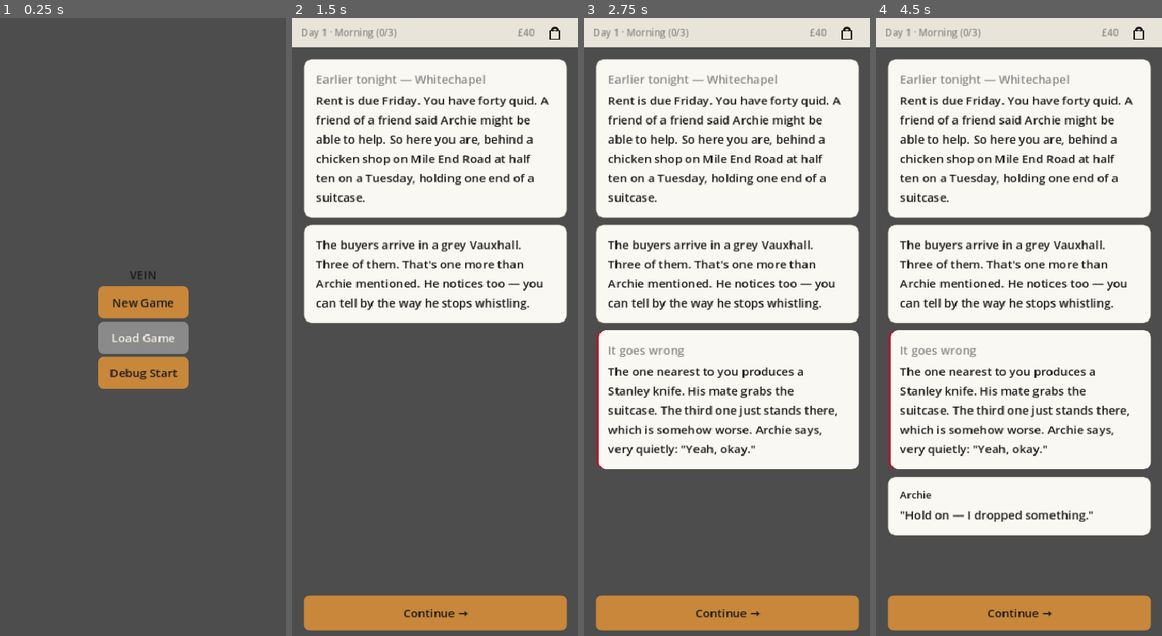
Above: before the commit, frames 1-4 (left to right).
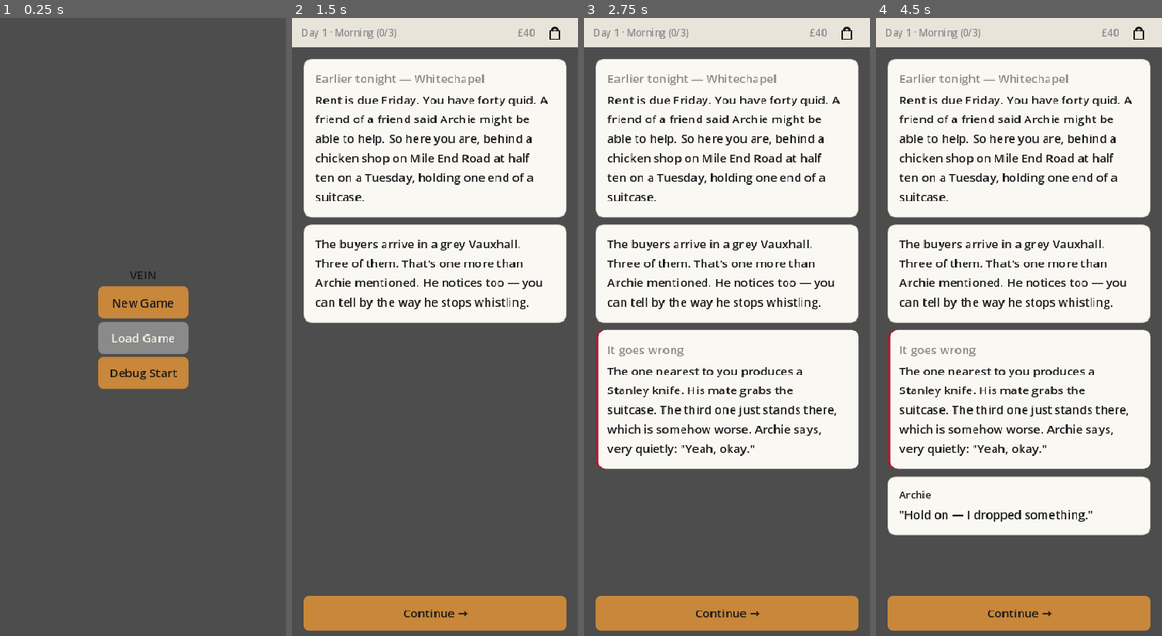
Above: after the commit, the same moments.

Repository: rdefm/veins-of-london
Game: Godot game, scene res://scenes/Main.tscn
The game is run twice, just before and just after one commit, with the same random seed, the same clock (stepped at 60 frames per second) and the same inputs.
Inputs (mouse positions are in pixels of both pictures, inside the frame that each line leads up to):
- Up to frame 1 (0.25 s): no input
- Up to frame 2 (1.5 s): click "New Game" at 0.5 s; click "Continue →" at 1.25 s
- Up to frame 3 (2.75 s): click "Continue →" at 2 s
- Up to frame 4 (4.5 s): click (1139, 30) at 2.77 s; click (1139, 30) at 3.52 s; click "Continue →" at 4.25 s

The runs differ from the first frame. In frame 1, 0.2% of the frame differs, in the area x 38-63%, y 41-59%; in frame 2, 7.2%; in frame 3, 10%; in frame 4, 11%, in the area x 3-97%, y 1-100%.

Commit message:
combat-presentation-08: backdrop plates manifest + render/import settings
Introduces data/combat_visuals.json (context -> backdrop image or
palette-colour fallback fill, one entry per Combat.CANONICAL_CONTEXTS,
cross-validated by GameData at boot) and wires the stage to read it
instead of a hardcoded fill. Locks the render/import settings from
docs/combat-animation-vision.md §7 project-wide (Lossless import, no
mipmaps, Nearest canvas filter, snap_2d_transforms_to_pixel chosen and
documented in docs/ART-BIBLE.md §6).

archie_deal_mugging is a permanent alias of mugging's backdrop (human
decision, since it's flavour-identical per §2.1) -- enforced by a
GameData validator, not just convention, so a future plate for mugging
can't silently leave the alias stale.

Co-Authored-By: Claude Sonnet 5 <noreply@anthropic.com>
Claude-Session: https://claude.ai/code/session_015Ttzd597sBdGiKyR9zEVgJ

Diff:
--- a/autoload/GameData.gd
+++ b/autoload/GameData.gd
@@ -114,6 +114,23 @@
 var COMBAT_XP_LEVELS: Array = []
 var COMBAT_ATTACK_BONUS_BY_LEVEL: Array = []
 var COMBAT_SPEED_BY_LEVEL: Array = []
+
+# combat-presentation ticket 08, docs/combat-animation-vision.md §2.1/§6:
+# data/combat_visuals.json's "backdrops" table -- Combat.CANONICAL_CONTEXTS
+# context id -> { "image": res:// path or "" when no plate has been produced
+# yet, "fallbackColor": a PALETTE key the stage fills with instead }. Ticket
+# 09 adds a sibling "templates" table here for per-enemy/ally sprite sheets;
+# not introduced yet since nothing reads it until that ticket.
+var COMBAT_VISUALS: Dictionary = {}
+
+# combat-presentation ticket 08, docs/ART-BIBLE.md §2: data/palette.json's
+# 42-colour master palette, keyed by colour id (e.g. "brick_shadow") ->
+# Color, so any screen can resolve a data-declared palette key (a backdrop
+# fallback fill, and later ticket 09's placeholder-to-real-art handoff)
+# without hardcoding a hex value. Not a per-table validate_tables() subject
+# in the usual sense -- see _validate_combat_visuals() below, which cross-
+# references into it instead of validating it standalone.
+var PALETTE: Dictionary = {}
 
 var TIME_BLOCKS: Array = []
 var ARCHIE_ORE_GOAL: int = 0
@@ -321,6 +338,14 @@
 	COMBAT_ATTACK_BONUS_BY_LEVEL = enemies.get("combatAttackBonusByLevel", [])
 	COMBAT_SPEED_BY_LEVEL = enemies.get("combatSpeedByLevel", [])
 
+	COMBAT_VISUALS = _load_json("res://data/combat_visuals.json")
+
+	PALETTE = {}
+	for entry in _load_json("res://data/palette.json").get("colors", []):
+		var id: String = entry.get("id", "")
+		if not id.is_empty() and entry.has("hex"):
+			PALETTE[id] = Color(entry["hex"])
+
 	var constants := _load_json("res://data/constants.json")
 	TIME_BLOCKS = constants.get("timeBlocks", [])
 	ARCHIE_ORE_GOAL = constants.get("archieOreGoal", 0)
@@ -376,6 +401,7 @@
 	_validate_sites(t.get("site_tier_order", []), t.get("site_tier_weights", {}), t.get("site_at_cap_tier_weights", {}), t.get("site_prospect_xp", {}), t.get("site_seed_tier_mod", {}), t.get("site_discovery_bonus_pool", []), errors)
 	_validate_barometer(t.get("barometer_states", {}), t.get("barometer_actions", []), t.get("faction_prefs", {}), t.get("factions", {}), errors)
 	_validate_enemies(t.get("enemy_raid_guards", {}), t.get("enemy_home_raid_raider", {}), t.get("combat_xp_levels", []), t.get("combat_attack_bonus_by_level", []), t.get("combat_speed_by_level", []), errors)
+	_validate_combat_visuals(t.get("combat_visuals", {}), t.get("palette", {}), errors)
 	_validate_constants(t.get("time_blocks", []), t.get("contacts_defaults", {}), errors)
 	_validate_events(t.get("events", {}), t.get("districts", {}), errors)
 	_validate_objectives(t.get("objectives", {}), t.get("factions", {}), t.get("ore_types", {}), t.get("site_tier_order", []), errors)
@@ -433,6 +459,8 @@
 		"combat_xp_levels": COMBAT_XP_LEVELS,
 		"combat_attack_bonus_by_level": COMBAT_ATTACK_BONUS_BY_LEVEL,
 		"combat_speed_by_level": COMBAT_SPEED_BY_LEVEL,
+		"combat_visuals": COMBAT_VISUALS,
+		"palette": PALETTE,
 		"time_blocks": TIME_BLOCKS,
 		"contacts_defaults": CONTACTS_DEFAULTS,
 		"events": EVENTS,
@@ -848,6 +876,39 @@
 		errors.append("enemies.combatAttackBonusByLevel: expected 6 entries (index=level, 0..5), got %d" % combat_attack_bonus_by_level.size())
 	if combat_speed_by_level.size() != 6:
 		errors.append("enemies.combatSpeedByLevel: expected 6 entries (index=level, 0..5), got %d" % combat_speed_by_level.size())
+
+
+# combat-presentation ticket 08: every context in Combat.CANONICAL_CONTEXTS
+# must have a backdrop entry -- is_canonical_context() staying the single
+# source of truth for "is this a real context" means a new context is
+# caught here too, the same guarantee _validate_events() etc. give the rest
+# of the content pipeline. An entry needs an image OR a fallbackColor (never
+# neither, or the stage would render nothing); a fallbackColor must name a
+# real data/palette.json colour id.
+func _validate_combat_visuals(combat_visuals: Dictionary, palette: Dictionary, errors: Array[String]) -> void:
+	var backdrops: Dictionary = combat_visuals.get("backdrops", {})
+	for context in Combat.CANONICAL_CONTEXTS:
+		if not backdrops.has(context):
+			errors.append("combat_visuals.backdrops: missing entry for canonical context '%s'" % context)
+			continue
+		var entry: Dictionary = backdrops[context]
+		_require_keys(entry, ["image", "fallbackColor"], "combat_visuals.backdrops.%s" % context, errors)
+		var image: String = entry.get("image", "")
+		var fallback_color: String = entry.get("fallbackColor", "")
+		if image.is_empty() and fallback_color.is_empty():
+			errors.append("combat_visuals.backdrops.%s: neither 'image' nor 'fallbackColor' set -- stage would render nothing" % context)
+		if not fallback_color.is_empty() and not palette.has(fallback_color):
+			errors.append("combat_visuals.backdrops.%s: fallbackColor '%s' is not a data/palette.json colour id" % [context, fallback_color])
+
+	# combat-presentation ticket 08 (human decision, since CONTEXT_ARCHIE_DEAL_
+	# MUGGING is "flavour-identical to mugging" per docs/combat-animation-
+	# vision.md §2.1's own open question): archie_deal_mugging is a permanent
+	# alias of mugging's backdrop, never its own plate -- enforced here, not
+	# just by convention, so a future ticket that gives mugging a real plate
+	# can't silently leave archie_deal_mugging pointing at the old fallback.
+	if backdrops.has(Combat.CONTEXT_ARCHIE_DEAL_MUGGING) and backdrops.has(Combat.CONTEXT_MUGGING):
+		if backdrops[Combat.CONTEXT_ARCHIE_DEAL_MUGGING] != backdrops[Combat.CONTEXT_MUGGING]:
+			errors.append("combat_visuals.backdrops.archie_deal_mugging: must exactly match backdrops.mugging (permanent alias, not its own plate)")
 
 
 func _validate_constants(time_blocks: Array, contacts_defaults: Dictionary, errors: Array[String]) -> void:
--- /dev/null
+++ b/data/combat_visuals.json
@@ -0,0 +1,16 @@
+{
+  "meta": {
+    "name": "Combat visuals manifest",
+    "purpose": "Maps combat context (and, from ticket 09, enemy/ally template key) to the art asset that renders it, so scenes/screens/combat.gd never hardcodes a path. See docs/combat-animation-vision.md §2.1/§6 and docs/ART-BIBLE.md.",
+    "backdropRule": "One entry per Combat.CANONICAL_CONTEXTS context (systems/combat.gd). 'image' is a res:// path to a 390x360 backdrop plate, or \"\" when no plate has been produced yet -- the stage then fills with the flat data/palette.json colour named by 'fallbackColor' instead."
+  },
+  "backdrops": {
+    "raid": { "image": "", "fallbackColor": "brick_shadow" },
+    "mugging": { "image": "", "fallbackColor": "pavement_wet" },
+    "event_mugging": { "image": "", "fallbackColor": "pavement_wet" },
+    "home_raid": { "image": "", "fallbackColor": "slate_dark" },
+    "event_raid": { "image": "", "fallbackColor": "brick_shadow" },
+    "defend_vein": { "image": "", "fallbackColor": "puddle_shadow" },
+    "archie_deal_mugging": { "image": "", "fallbackColor": "pavement_wet" }
+  }
+}
--- a/project.godot
+++ b/project.godot
@@ -31,8 +31,33 @@
 window/stretch/aspect="expand"
 window/handheld/orientation="portrait"
 
+[importer_defaults]
+
+; combat-presentation ticket 08, docs/combat-animation-vision.md §7 /
+; docs/ART-BIBLE.md §6: every texture imports Lossless (compress/mode=0),
+; no mipmaps -- block/VRAM compression (textures/vram_compression/
+; import_etc2_astc below) visibly artifacts pixel art, and mipmaps blur it
+; at distance it's never actually viewed at. Project-wide rather than
+; folder-scoped: Godot 4 has no built-in per-folder import-default
+; mechanism, and combat art is the only pixel-art pipeline this project has.
+texture={
+"compress/mode": 0,
+"mipmaps/generate": false
+}
+
 [rendering]
 
 renderer/rendering_method="gl_compatibility"
 renderer/rendering_method.mobile="gl_compatibility"
 textures/vram_compression/import_etc2_astc=true
+
+; combat-presentation ticket 08, docs/combat-animation-vision.md §7: default
+; is Linear (1), which turns crisp pixel art to mud -- Nearest (0) everywhere
+; a CanvasItem doesn't explicitly override texture_filter itself.
+textures/canvas_textures/default_texture_filter=0
+
+; combat-presentation ticket 08, docs/ART-BIBLE.md §6.3: the chosen pixel-
+; snap rule (crunchy/authentic over smooth/subpixel) -- every tween added
+; after this ticket (juice layer, transform-based attack motion, effect
+; sheets) must agree with it, per that section's "never mix it" rule.
+2d/snap/snap_2d_transforms_to_pixel=true
--- a/scenes/screens/combat.gd
+++ b/scenes/screens/combat.gd
@@ -40,6 +40,19 @@
 const STAGE_HEIGHT := 360.0
 const ENEMY_BAND_HEIGHT := STAGE_HEIGHT / 3.0
 const PLAYER_BAND_HEIGHT := STAGE_HEIGHT - ENEMY_BAND_HEIGHT
+
+# combat-presentation ticket 08, §9: the frame's own hard border width --
+# shared by _build_stage_skeleton()'s StyleBoxFlat and the backdrop layer's
+# inset, so the backdrop plate/fallback fill never paints over the border
+# it's supposed to sit inside of.
+const STAGE_BORDER_WIDTH := 2.0
+
+# combat-presentation ticket 08: the dark fill both the frame's own
+# StyleBoxFlat (before any backdrop existed) and _sync_backdrop()'s
+# last-resort default (an unrecognised context, or a manifest entry with no
+# usable fallbackColor) use -- one literal instead of two so they can't
+# drift apart.
+const STAGE_DEFAULT_FILL := Color(0.07, 0.07, 0.09)
 
 # Near/far diagonal fan (§2, §2.2 refinement): the front slot is large and
 # foreground; the other two are smaller and staggered behind it, not laid
@@ -166,6 +179,16 @@
 var _player_slots: Dictionary = {}  # -1 (player) or ally index (int) -> StageSlot
 var _enemy_band_layer: Control
 var _player_band_layer: Control
+
+# combat-presentation ticket 08, docs/combat-animation-vision.md §2.1/§6:
+# the per-context backdrop -- built once in _build_stage_skeleton() (behind
+# both band layers so combatants render on top of it) and re-pointed at
+# whichever context/fallback data/combat_visuals.json names for the current
+# fight each _sync_stage() (see _sync_backdrop() below). Exactly one of the
+# two is visible at a time: a real plate once ticket 09 lands one for a
+# context, the flat palette-colour fill until then.
+var _backdrop_texture: TextureRect
+var _backdrop_fill: ColorRect
 # combat-presentation ticket 05: the screen-shake wrapper -- see
 # _build_stage_skeleton()'s own comment for why this, not `frame`, is what
 # _shake_stage() tweens.
@@ -371,7 +394,11 @@
 # §9's "lit-window frame": a recessed dark inset with a hard 2px border and
 # a slight inner vignette, embedded in the surrounding parchment/vector
 # chrome -- so the pixel stage reads as a window onto the street even before
-# any backdrop art exists (ticket 08 adds the real per-context plates).
+# any backdrop art exists. combat-presentation ticket 08 adds the actual
+# per-context backdrop (_backdrop_texture/_backdrop_fill below) reading
+# data/combat_visuals.json; until a real plate lands for a context it's the
+# same flat dark fill this comment used to describe, now sourced from the
+# manifest's fallbackColor instead of hardcoded here.
 #
 # combat-presentation ticket 04: built once, in _ready() -- the frame, its
 # vignette, and the two band layers (_enemy_band_layer/_player_band_layer)
@@ -383,11 +410,11 @@
 	frame.clip_contents = true
 
 	var frame_style := StyleBoxFlat.new()
-	frame_style.bg_color = Color(0.07, 0.07, 0.09)
-	frame_style.border_width_left = 2
-	frame_style.border_width_top = 2
-	frame_style.border_width_right = 2
-	frame_style.border_width_bottom = 2
+	frame_style.bg_color = STAGE_DEFAULT_FILL
+	frame_style.border_width_left = STAGE_BORDER_WIDTH
+	frame_style.border_width_top = STAGE_BORDER_WIDTH
+	frame_style.border_width_right = STAGE_BORDER_WIDTH
+	frame_style.border_width_bottom = STAGE_BORDER_WIDTH
 	frame_style.border_color = Color(0, 0, 0, 0.65)
 	frame.add_theme_stylebox_override("panel", frame_style)
 	# Panel (like PanelContainer, per ui.gd's card() comment) defaults to
@@ -414,6 +441,34 @@
 	_stage_shake_layer.size = Vector2(STAGE_WIDTH, STAGE_HEIGHT)
 	frame.add_child(_stage_shake_layer)
 
+	# combat-presentation ticket 08: the backdrop sits behind both bands, and
+	# inset by the frame's own border width so it never paints over the hard
+	# 2px border §9 calls for. _sync_backdrop() (called from _sync_stage())
+	# picks which of these two is visible; both exist from the start so
+	# there's nothing to build/free per context switch.
+	var backdrop_origin := Vector2(STAGE_BORDER_WIDTH, STAGE_BORDER_WIDTH)
+	var backdrop_size := Vector2(STAGE_WIDTH, STAGE_HEIGHT) - backdrop_origin * 2.0
+
+	_backdrop_fill = ColorRect.new()
+	_backdrop_fill.mouse_filter = Control.MOUSE_FILTER_IGNORE
+	_backdrop_fill.position = backdrop_origin
+	_backdrop_fill.size = backdrop_size
+	_stage_shake_layer.add_child(_backdrop_fill)
+
+	_backdrop_texture = TextureRect.new()
+	_backdrop_texture.mouse_filter = Control.MOUSE_FILTER_IGNORE
+	_backdrop_texture.position = backdrop_origin
+	_backdrop_texture.size = backdrop_size
+	# STRETCH_KEEP_ASPECT_COVERED, not STRETCH_SCALE: a 390x360 native plate
+	# (docs/ART-BIBLE.md §3) doesn't share backdrop_size's exact aspect ratio
+	# (the stage is narrower than 390 -- see STAGE_WIDTH's own comment above),
+	# so a plain non-uniform scale would squash it. Uniform scale-to-cover
+	# crops the overflow instead (frame.clip_contents already clips it) --
+	# never distorts a straight line in the art into a diagonal one.
+	_backdrop_texture.stretch_mode = TextureRect.STRETCH_KEEP_ASPECT_COVERED
+	_backdrop_texture.visible = false
+	_stage_shake_layer.add_child(_backdrop_texture)
+
 	_enemy_band_layer = Control.new()
 	_enemy_band_layer.mouse_filter = Control.MOUSE_FILTER_IGNORE
 	_stage_shake_layer.add_child(_enemy_band_layer)
@@ -436,11 +491,37 @@
 
 
 func _sync_stage(combat: Dictionary, player: Dictionary) -> void:
+	_sync_backdrop(combat["context"])
+
 	var enemy_entries := _enemy_display_entries(combat["enemies"], combat["focusedEnemyIndex"])
 	_sync_band(_enemy_slots, _enemy_band_layer, enemy_entries, Vector2(STAGE_WIDTH, ENEMY_BAND_HEIGHT), Vector2.ZERO)
 
 	var player_entries := _player_display_entries(player, combat["allies"])
 	_sync_band(_player_slots, _player_band_layer, player_entries, Vector2(STAGE_WIDTH, PLAYER_BAND_HEIGHT), Vector2(0.0, ENEMY_BAND_HEIGHT))
+
+
+# combat-presentation ticket 08, docs/combat-animation-vision.md §2.1/§6:
+# reads data/combat_visuals.json (GameData.COMBAT_VISUALS) for this fight's
+# context and shows either the real plate or the flat palette-colour
+# fallback -- never both, and never neither. GameData.validate() already
+# guarantees every Combat.CANONICAL_CONTEXTS context has an entry with an
+# image or a fallbackColor, but an unrecognised context (defensive only --
+# Combat.is_canonical_context() rejects these earlier) or a plate whose file
+# went missing still resolves to the same dark fill _build_stage_skeleton()
+# used before this ticket, rather than a missing-texture error or a blank
+# stage.
+func _sync_backdrop(context: String) -> void:
+	var backdrops: Dictionary = GameData.COMBAT_VISUALS.get("backdrops", {})
+	var entry: Dictionary = backdrops.get(context, {})
+	var image_path: String = entry.get("image", "")
+	if not image_path.is_empty() and ResourceLoader.exists(image_path):
+		_backdrop_texture.texture = load(image_path)
+		_backdrop_texture.visible = true
+		_backdrop_fill.visible = false
+	else:
+		_backdrop_fill.color = GameData.PALETTE.get(entry.get("fallbackColor", ""), STAGE_DEFAULT_FILL)
+		_backdrop_fill.visible = true
+		_backdrop_texture.visible = false
 
 
 # Up to Combat.SQUAD_MAX non-koed enemies, fanned in their existing
--- a/tests/test_combat_screen.gd
+++ b/tests/test_combat_screen.gd
@@ -87,10 +87,10 @@
 	}
 
 
-func _setup_combat(enemies: Array, allies: Array = [], focused_index: int = 0) -> void:
+func _setup_combat(enemies: Array, allies: Array = [], focused_index: int = 0, context: String = Combat.CONTEXT_RAID) -> void:
 	GameState.reset()
 	GameState.state["combat"] = {
-		"active": true, "context": Combat.CONTEXT_RAID, "veinId": null,
+		"active": true, "context": context, "veinId": null,
 		"enemies": enemies, "focusedEnemyIndex": focused_index,
 		"log": [], "outcome": null, "frozenTurns": 0, "motionTurns": 0, "motionPower": 0,
 		"evadeTurns": 0, "evadeChance": 0.0, "onWin": "", "snapshots": [],
@@ -668,3 +668,61 @@
 
 		screen.free()
 	)
+
+	# ── combat-presentation ticket 08, §2.1/§6: per-context backdrop ──
+
+	run_case("stage_backdrop_shows_the_palette_fallback_fill_for_a_context_with_no_plate_yet", func():
+		_setup_combat([_enemy("A mugger")], [], 0, Combat.CONTEXT_MUGGING)
+
+		var screen := CombatScreen.new()
+		screen._ready()
+
+		var fallback_id: String = GameData.COMBAT_VISUALS["backdrops"]["mugging"]["fallbackColor"]
+		assert_true(screen._backdrop_fill.visible, "no plate exists yet for CONTEXT_MUGGING -- the flat fallback fill must be showing")
+		assert_true(not screen._backdrop_texture.visible, "the image layer must stay hidden when there's no image")
+		assert_eq(screen._backdrop_fill.color, GameData.PALETTE[fallback_id], "fallback fill colour must be the manifest's fallbackColor resolved through the master palette")
+
+		screen.free()
+	)
+
+	run_case("stage_backdrop_follows_context_across_fights", func():
+		_setup_combat([_enemy("A mugger")], [], 0, Combat.CONTEXT_MUGGING)
+		var screen := CombatScreen.new()
+		screen._ready()
+		var mugging_color: Color = screen._backdrop_fill.color
+
+		_setup_combat([_enemy("Vein Guard")], [], 0, Combat.CONTEXT_DEFEND_VEIN)
+		screen._sync()
+		var defend_vein_color: Color = screen._backdrop_fill.color
+
+		assert_true(mugging_color != defend_vein_color, "CONTEXT_MUGGING and CONTEXT_DEFEND_VEIN use different fallback colours in data/combat_visuals.json, so the backdrop must change when the fight's context changes")
+		assert_eq(defend_vein_color, GameData.PALETTE[GameData.COMBAT_VISUALS["backdrops"]["defend_vein"]["fallbackColor"]], "backdrop must resync to the new context's own fallback colour")
+
+		screen.free()
+	)
+
+	run_case("stage_backdrop_archie_deal_mugging_reuses_muggings_fallback", func():
+		_setup_combat([_enemy("A mugger")], [], 0, Combat.CONTEXT_ARCHIE_DEAL_MUGGING)
+
+		var screen := CombatScreen.new()
+		screen._ready()
+
+		assert_eq(screen._backdrop_fill.color, GameData.PALETTE[GameData.COMBAT_VISUALS["backdrops"]["mugging"]["fallbackColor"]], "archie_deal_mugging is a permanent alias of mugging's backdrop, not a distinct plate")
+
+		screen.free()
+	)
+
+	run_case("stage_backdrop_defends_against_an_unrecognised_context_with_a_default_fill_not_a_crash", func():
+		_setup_combat([_enemy("A mugger")], [], 0, Combat.CONTEXT_MUGGING)
+		var original_combat_visuals: Dictionary = GameData.COMBAT_VISUALS
+		GameData.COMBAT_VISUALS = { "backdrops": {} }  # simulates a context the manifest has no entry for
+
+		var screen := CombatScreen.new()
+		screen._ready()
+
+		assert_true(screen._backdrop_fill.visible, "an unrecognised context must still fall back to a flat fill rather than rendering nothing")
+		assert_true(not screen._backdrop_texture.visible, "the image layer must stay hidden with no manifest entry to source a path from")
+
+		screen.free()
+		GameData.COMBAT_VISUALS = original_combat_visuals
+	)
--- a/tests/test_gamedata.gd
+++ b/tests/test_gamedata.gd
@@ -312,6 +312,52 @@
 			if e.contains("exactly one drift:0 band straddling neutral"):
 				found = true
 		assert_true(found, "losing the one resting (drift:0) band straddling neutral should fail validation")
+	)
+
+	# ── combat-presentation ticket 08: data/combat_visuals.json ──
+
+	run_case("corrupt_fixture_combat_visuals_missing_canonical_context_fails", func():
+		var corrupted: Dictionary = GameData.snapshot().duplicate(true)
+		corrupted["combat_visuals"]["backdrops"].erase("defend_vein")
+		var errors := GameData.validate_tables(corrupted)
+		var found := false
+		for e in errors:
+			if e.contains("defend_vein"):
+				found = true
+		assert_true(found, "a canonical context missing its backdrop entry should be flagged -- is_canonical_context() staying the single source of truth means a new context is caught here too")
+	)
+
+	run_case("corrupt_fixture_combat_visuals_no_image_and_no_fallback_fails", func():
+		var corrupted: Dictionary = GameData.snapshot().duplicate(true)
+		corrupted["combat_visuals"]["backdrops"]["mugging"]["fallbackColor"] = ""
+		var errors := GameData.validate_tables(corrupted)
+		var found := false
+		for e in errors:
+			if e.contains("mugging") and e.contains("render nothing"):
+				found = true
+		assert_true(found, "a context with neither an image nor a fallbackColor should be flagged -- the stage would render nothing")
+	)
+
+	run_case("corrupt_fixture_combat_visuals_unknown_fallback_color_fails", func():
+		var corrupted: Dictionary = GameData.snapshot().duplicate(true)
+		corrupted["combat_visuals"]["backdrops"]["raid"]["fallbackColor"] = "not_a_real_colour"
+		var errors := GameData.validate_tables(corrupted)
+		var found := false
+		for e in errors:
+			if e.contains("not_a_real_colour"):
+				found = true
+		assert_true(found, "a fallbackColor that isn't a data/palette.json colour id should be flagged")
+	)
+
+	run_case("corrupt_fixture_combat_visuals_archie_deal_mugging_diverging_from_mugging_fails", func():
+		var corrupted: Dictionary = GameData.snapshot().duplicate(true)
+		corrupted["combat_visuals"]["backdrops"]["archie_deal_mugging"]["fallbackColor"] = "brick_shadow"
+		var errors := GameData.validate_tables(corrupted)
+		var found := false
+		for e in errors:
+			if e.contains("archie_deal_mugging") and e.contains("must exactly match backdrops.mugging"):
+				found = true
+		assert_true(found, "archie_deal_mugging is a permanent alias of mugging's backdrop -- any divergence between the two entries should fail validation, not just a test convention")
 	)
 
 	run_case("spot_check_values", func():
@@ -356,4 +402,10 @@
 			assert_eq(GameData.CONTACTS_DEFAULTS[key]["startRelation"], 0, "%s starts at relation 0" % key)
 			assert_true(not GameData.CONTACTS_DEFAULTS[key]["unlocked"], "%s starts locked" % key)
 			assert_true(GameData.COLLECTIVE_BARKS[key].size() >= 6, "%s has at least 6 bark lines" % key)
-	)
+
+		# combat-presentation ticket 08
+		for context in Combat.CANONICAL_CONTEXTS:
+			assert_true(GameData.COMBAT_VISUALS["backdrops"].has(context), "combat_visuals.backdrops missing '%s'" % context)
+		assert_eq(GameData.COMBAT_VISUALS["backdrops"]["archie_deal_mugging"]["fallbackColor"], GameData.COMBAT_VISUALS["backdrops"]["mugging"]["fallbackColor"], "archie_deal_mugging is a permanent alias of mugging's backdrop, not its own 7th plate")
+		assert_eq(GameData.PALETTE["brick_shadow"], Color("#7c3a2f"), "PALETTE resolves a palette.json colour id to its hex Color")
+	)
Not shown, added: tests/test_combat_director.gd.uid
Not shown, changed: CODEMAP.md
Not shown, changed: docs/ART-BIBLE.md
